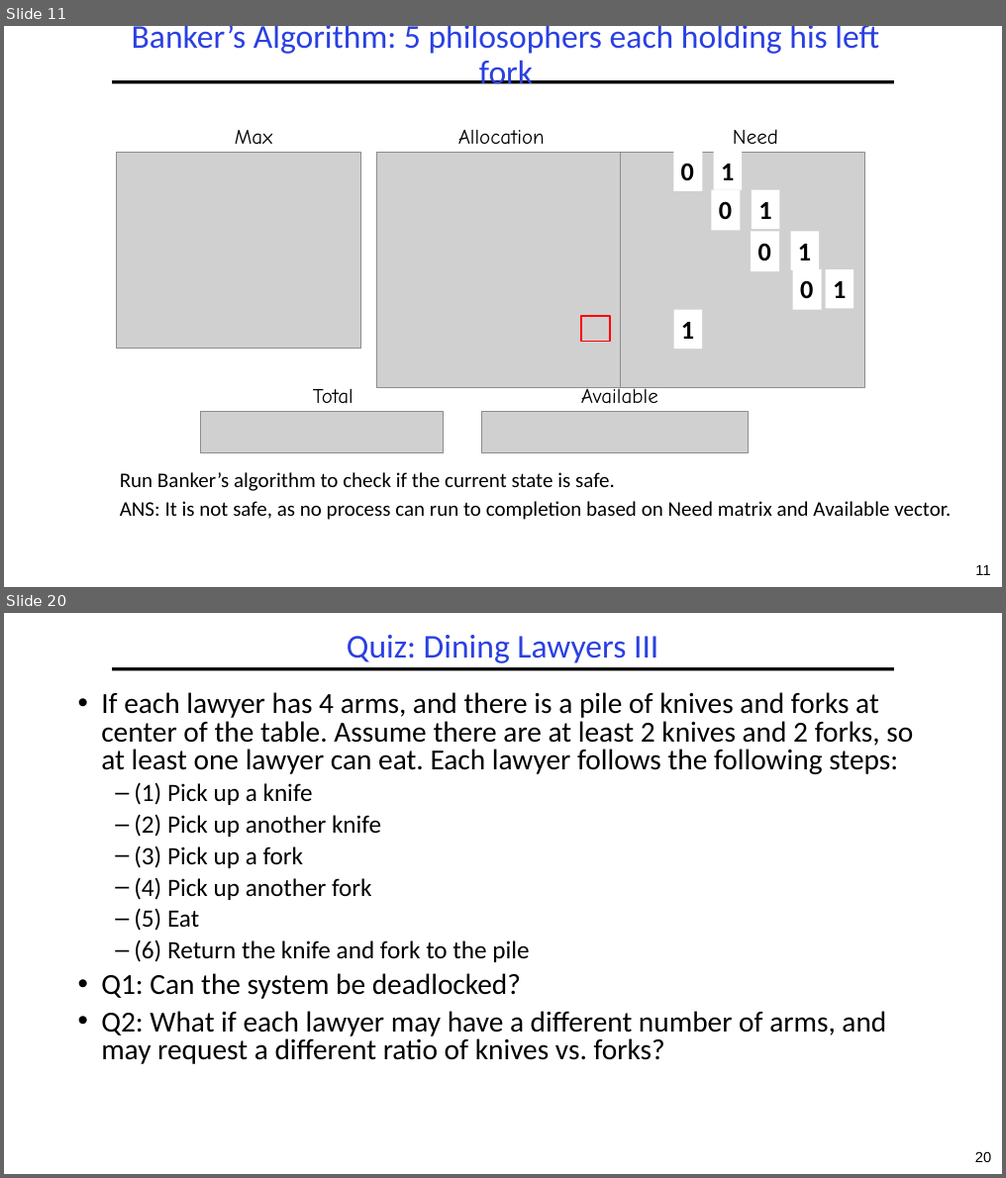
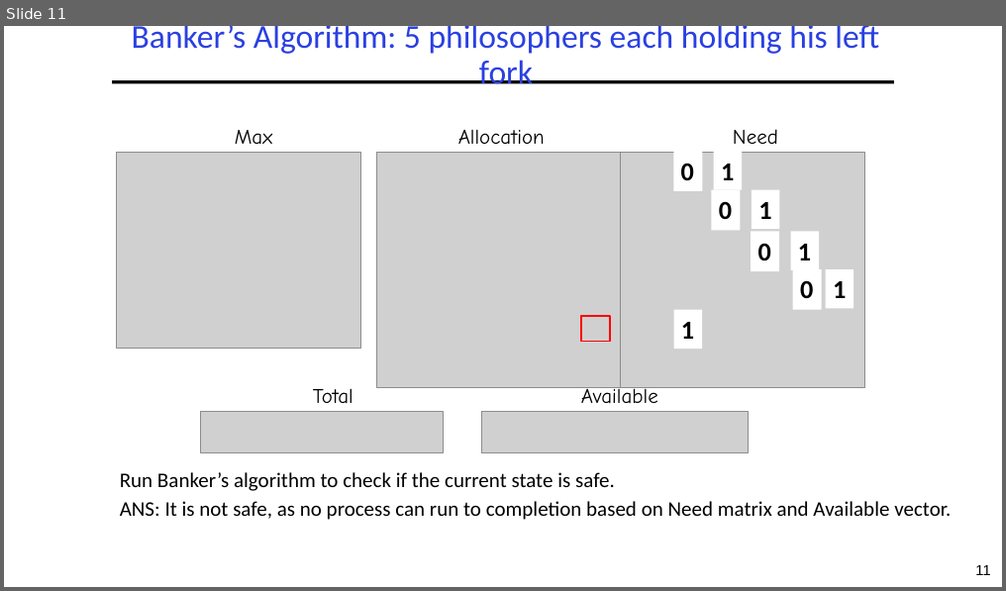
Before and after one commit to guhofstra/CSC256Fa25, a slide deck: PPTs/L4-Exercises ANS.pptx. Shown one above the other, each under a label of ours: slides 11 and 20 before the commit, slide 11 after it; the slides between them are not shown. The pictures are 1006x1178 and 1006x591 pixels, drawn with LibreOffice and Linux fonts; fonts in the diff are those of the drawing; grey boxes stand for pictures. Boxes give left, top, right and bottom in pixels: in the first picture for what was removed or moved away, otherwise in the second. Text is boxed around its words. In the diff, an @@ line names an element or a change of style, - is before the commit and + after.

```diff
--- a/PPTs/L4-Exercises ANS.pptx
+++ b/PPTs/L4-Exercises ANS.pptx
@@ slide 20 removed at <box>4,613,1002,1174</box>, background #FFFFFF; not listed: 2 template elements that a slide beside it also shows @@
@@ title removed at <box>347,635,658,663</box> @@
-Quiz: Dining Lawyers III
@@ text removed at <box>101,692,913,1064</box> @@
-• If each lawyer has 4 arms, and there is a pile of knives and forks at center of the table. Assume there are at least 2 knives and 2 forks, so at least one lawyer can eat. Each lawyer follows the following steps:
-  – (1) Pick up a knife
-  – (2) Pick up another knife
-  – (3) Pick up a fork
-  – (4) Pick up another fork
-  – (5) Eat
-  – (6) Return the knife and fork to the pile
-• Q1: Can the system be deadlocked?
-• Q2: What if each lawyer may have a different number of arms, and may request a different ratio of knives vs. forks?
```
Also in this commit, not shown: 1 slide changed, 9 other slides removed, 5 other files.
